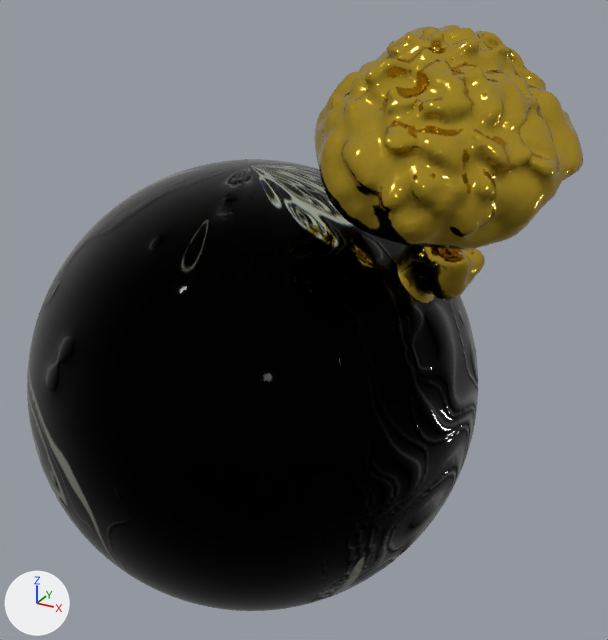
One commit to the glTF model docs/theothercatseyemarble2.glb: the scene before it, then after it.
Both versions are drawn from a 50 mm lens placed at (3.01, -4.71, 5.08), pointed at (0.37, 0.08, 2.69). The lights are fixed; the arrows at lower left show +X, +Y and +Z. Where no turn or scale is listed for an object, it has been applied to the vertices. Vertices at the same position are counted once.

The first picture shows 'Mushroom 11', 'videotarget'.
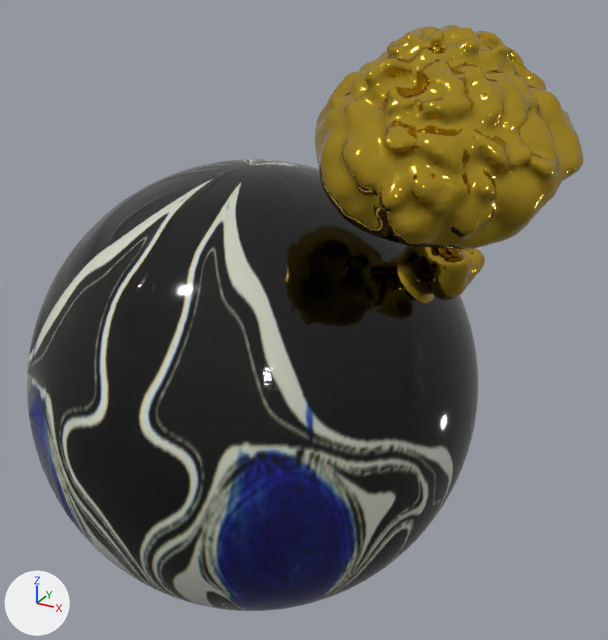
The newer file is also rescaled (x0.926), turned or shifted as a whole; pictures and numbers use the older file's frame.

What differs and where, as boxes (x1, y1, x2, y2) in the pictures (608 x 640 px):
```json
{"object": "videotarget", "change": "surface changed, mesh turned", "before": [27, 159, 478, 611], "after": [27, 159, 478, 611], "on screen": "black to grey"}
```

Edits to the scene script, one JSON object a line:
```json
{"block": "mat_material_001", "where": "n0 = _N.new('ShaderNodeBsdfPrincipled'); n0.name = 'Principled BSDF'"}
{"op": "set", "path": "n0.inputs[1].default_value", "old": "1.0", "new": "0.0727", "note": "'Metallic'"}
{"block": "me_sphere", "where": "me_sphere.from_pydata(...)  # 14702 vertices, 29400 faces; spans x -1.62..1.62, y -1.62..1.62, z -1.62..1.62"}
{"block": "me_sphere", "where": "# used by ob_videotarget; location = (0.01, 0.0, 2.149)"}
{"block": "me_sphere", "change": "me_sphere part 1: the whole mesh is turned 92.6 degrees about the z axis through its middle"}
```
